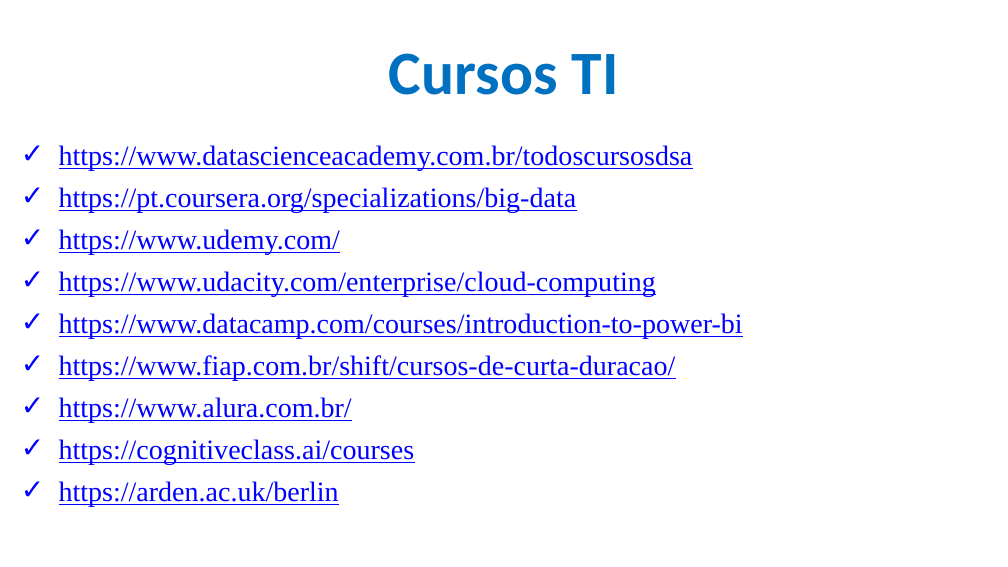
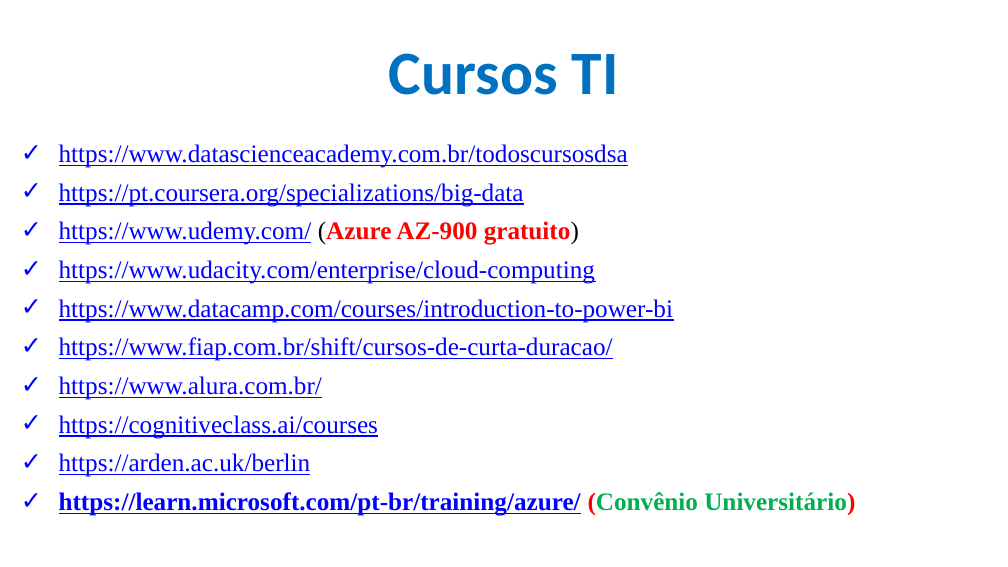
Before and after one commit to CloudEducationBrazil/WydenComputacaoNuvemWebServicesLinux, a slide deck: slide 7 of 01 Classes/Aula 02 - Computação em Nuvem e Web Services em Linux.pptx. Drawn at 1008x567 pixels with LibreOffice and Linux fonts; fonts in the diff are those of the drawing; background and template pictures are left out. Boxes give left, top, right and bottom in pixels: in the first picture for what was removed or moved away, otherwise in the second. Text is boxed around its words. In the diff, an @@ line names an element or a change of style, - is before the commit and + after.

Commit message:
aula 03 cloud computer 16032023

```diff
--- a/01 Classes/Aula 02 - Computação em Nuvem e Web Services em Linux.pptx
+++ b/01 Classes/Aula 02 - Computação em Nuvem e Web Services em Linux.pptx
@@ text at box(59, 144, 673, 477): size 20 to 18 pt in "https://www.datascienceacademy.com.br/todoscursosdsa", "https://pt.coursera.org/specializations/big-data", "https://www.udacity.com/enterprise/cloud-computing", "https://www.datacamp.com/courses/introduction-to-power-bi" and 4 more places @@
@@ text at box(59, 221, 579, 245): text changed; size 20 to 18 pt @@
-✓ https://www.udemy.com/
+✓ https://www.udemy.com/ (Azure AZ-900 gratuito)
@@ text at box(59, 492, 855, 516): paragraph added @@
+✓ https://learn.microsoft.com/pt-br/training/azure/ (Convênio Universitário)
```
Also in this commit, not shown: 4 other slides changed, 1 slide added, 1 slide removed, 1 other file.
